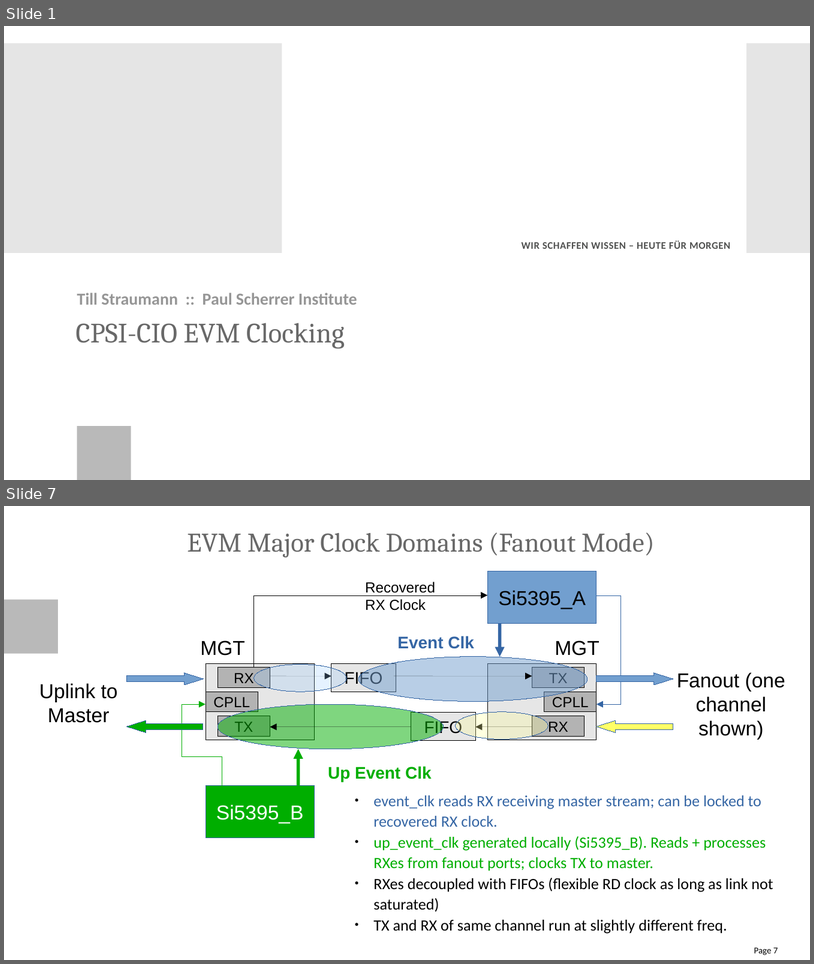
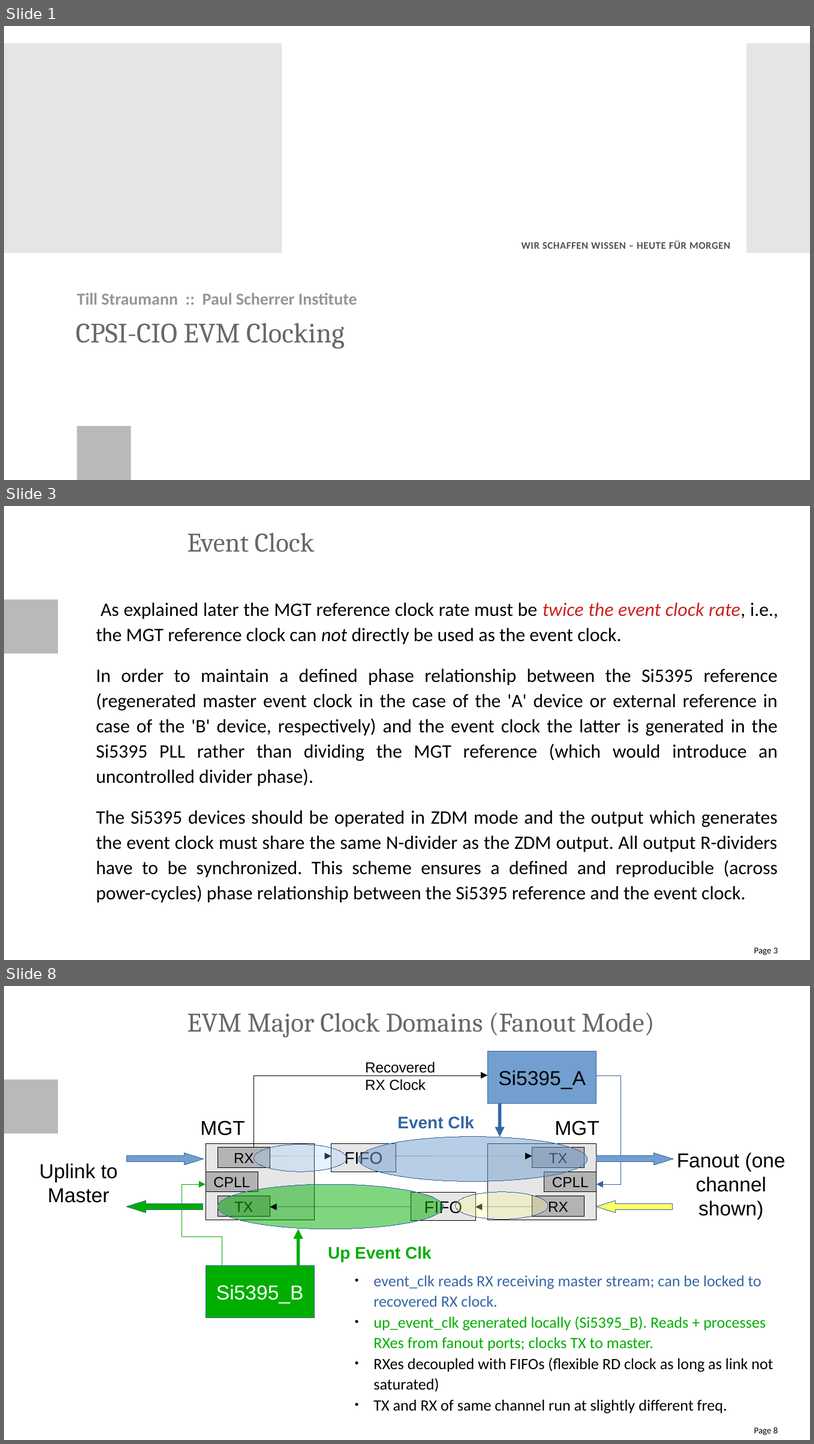
Before and after one commit to paulscherrerinstitute/CIO_EVM, a slide deck: doc/Clocking Notes.odp. Shown one above the other, each under a label of ours: slides 1 and 7 before the commit, slides 1, 3 and 8 after it; the slides between them are not shown. The pictures are 814x964 and 814x1444 pixels, drawn with LibreOffice and Linux fonts; fonts in the diff are those of the drawing; background and template pictures are left out. Boxes give left, top, right and bottom in pixels: in the first picture for what was removed or moved away, otherwise in the second. Text is boxed around its words. In the diff, an @@ line names an element or a change of style, - is before the commit and + after.

```diff
--- a/doc/Clocking Notes.odp
+++ b/doc/Clocking Notes.odp
@@ slide 3 added at box(4, 506, 810, 960), background #FFFFFF; not listed: 1 template element that a slide beside it also shows @@
@@ title added at box(187, 533, 314, 552), 24 pt, text #686868 @@
+Event Clock
@@ text added at box(96, 603, 779, 902), 17 pt, text #000000 @@
+As explained later the MGT reference clock rate must be twice the event clock rate, i.e., the MGT reference clock can not directly be used as the event clock.
+In order to maintain a defined phase relationship between the Si5395 reference (regenerated master event clock in the case of the 'A' device or external reference in case of the 'B' device, respectively) and the event clock the latter is generated in the Si5395 PLL rather than dividing the MGT reference (which would introduce an uncontrolled divider phase).
+The Si5395 devices should be operated in ZDM mode and the output which generates the event clock must share the same N-divider as the ZDM output. All output R-dividers have to be synchronized. This scheme ensures a defined and reproducible (across power-cycles) phase relationship between the Si5395 reference and the event clock.
@@ page number added at box(755, 947, 779, 955), 8 pt, text #000000 @@
+Page 3
@@ what was slide 7 is now slide 8 @@
@@ page number at box(755, 1427, 779, 1435): text changed @@
-Page 7
+Page 8
```
Also in this commit, not shown: 5 slides changed, 1 other file.
